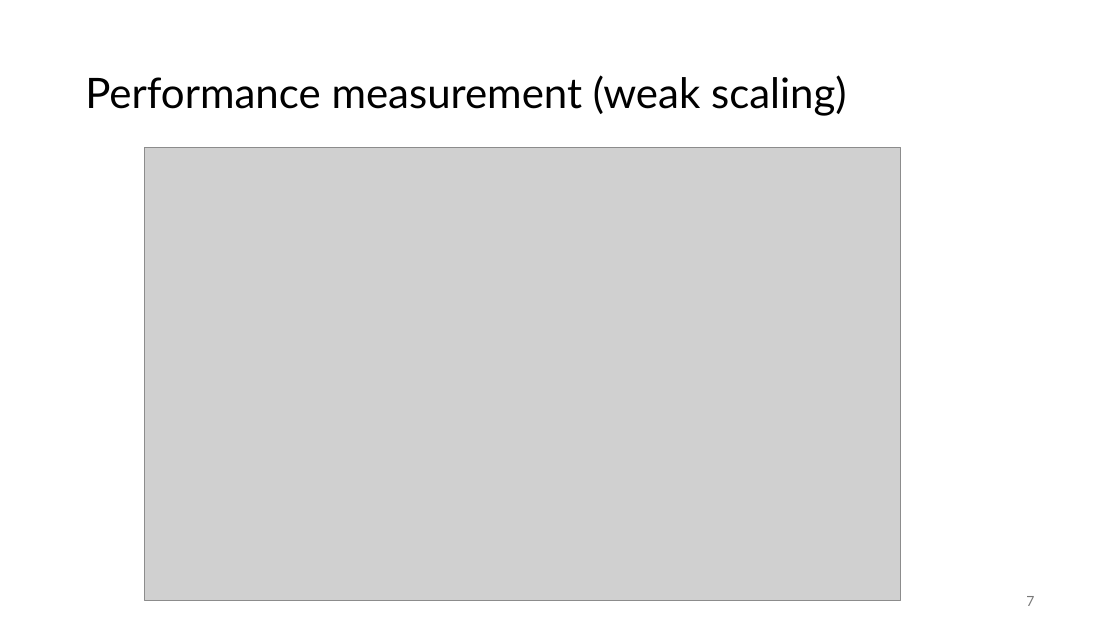
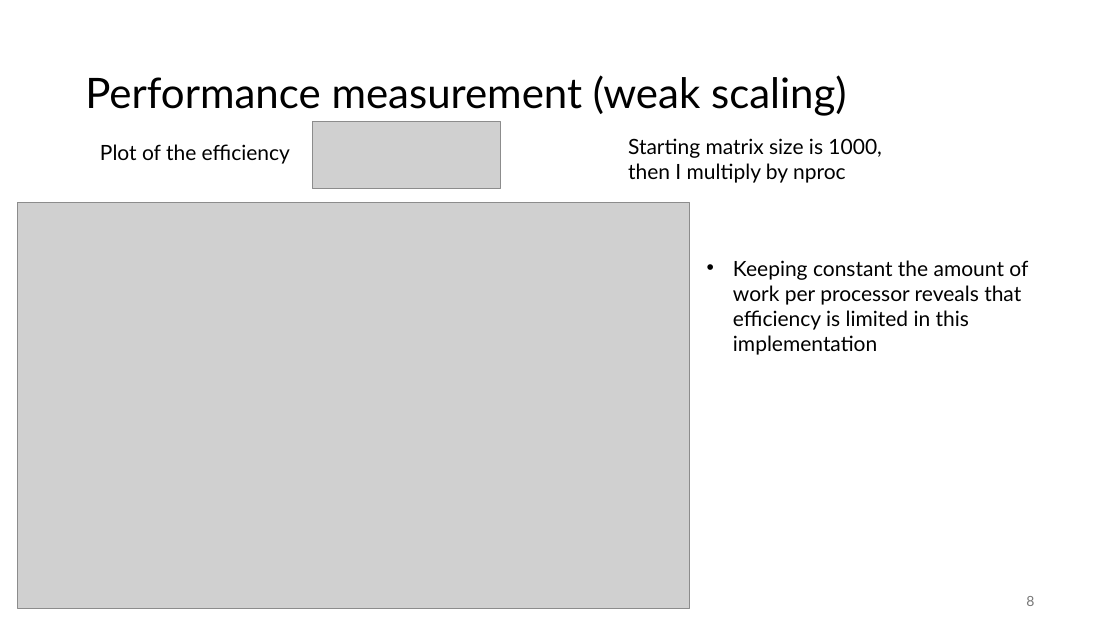
Before and after one commit to lucarighetti3/CG-MPI, a slide deck: slide 9 of project_pres.pptx (slide 8 before the commit). Drawn at 1120x630 pixels with LibreOffice and Linux fonts; fonts in the diff are those of the drawing; grey boxes stand for pictures; background and template pictures are left out. Boxes give left, top, right and bottom in pixels: in the first picture for what was removed or moved away, otherwise in the second. Text is boxed around its words. In the diff, an @@ line names an element or a change of style, - is before the commit and + after.

```diff
--- a/project_pres.pptx
+++ b/project_pres.pptx
@@ text added at [100,144,290,164], 18 pt, text #000000 @@
+Plot of the efficiency
@@ picture added at [313,122,500,189] @@
@@ text added at [628,138,881,183], 18 pt, text #000000 @@
+Starting matrix size is 1000, then I multiply by nproc
@@ picture: place and size @@
-picture at [145,147,902,601]
+picture at [18,202,690,608]
@@ text added at [733,260,1028,355], 18 pt, text #000000 @@
+• Keeping constant the amount of work per processor reveals that efficiency is limited in this implementation
@@ page number at [1026,596,1034,606]: text changed @@
-7
+8
```
Also in this commit, not shown: 7 other slides changed, 1 slide added.
